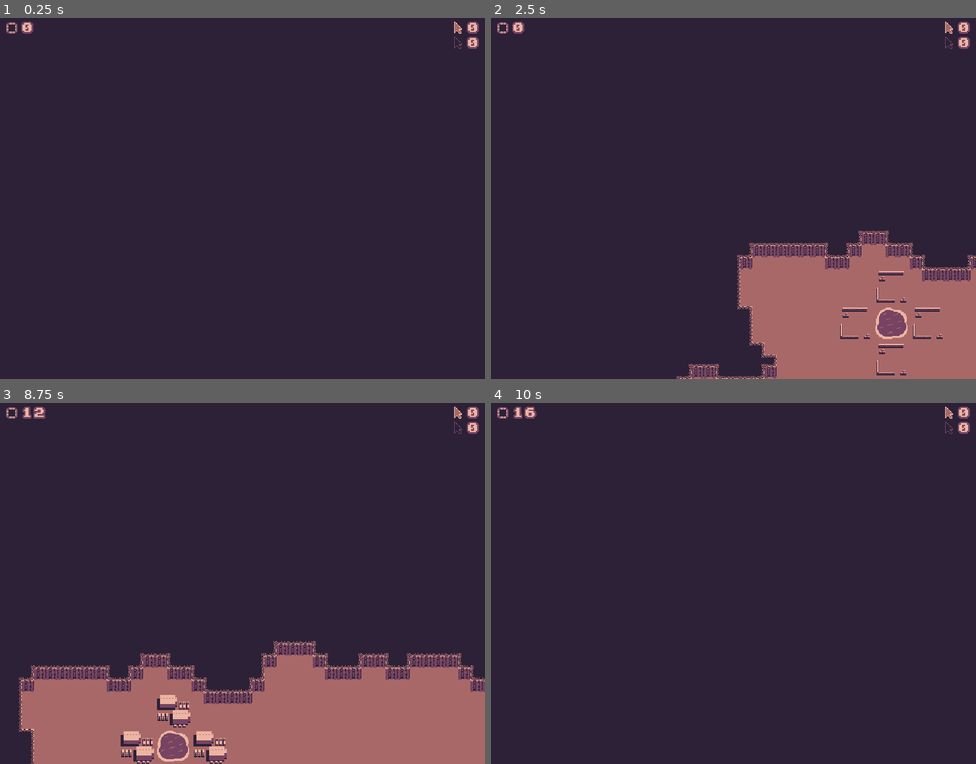
Above: before the commit, frames 1-4 (two rows, left to right).
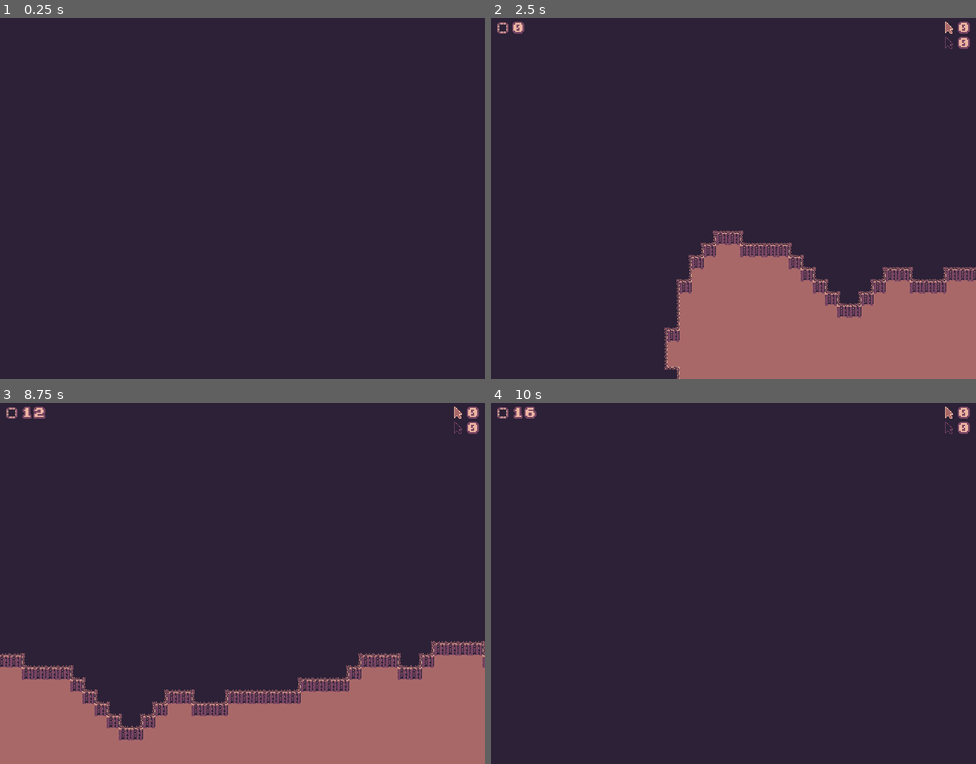
Above: after the commit, the same moments.

Repository: nikolawhallon/data-wars
Game: Godot game, scene res://scenes/app.tscn
The game is run twice, just before and just after one commit, with the same random seed, the same clock (stepped at 60 frames per second) and the same inputs. Before the commit the project starts from res://scenes/arena.tscn.
Inputs:
- Up to frame 1 (0.25 s): no input
- Up to frame 2 (2.5 s): tap Enter at 0.5, 2 s; hold Right (move_right) 0.53-1.28 s; tap B (building) at 0.6 s; tap C (connect) at 0.8, 1.35 s; tap Space at 1.25 s; hold Down (move_down) 1.28-2.03 s; tap H (host) at 1.55, 2.1 s; hold Right (move_right) from 2.03 s (still down); tap S (single_player) at 2.3 s
- Up to frame 3 (8.75 s): release Right (move_right) at 2.78 s; hold Up (move_up) 2.78-3.53 s; tap S (single_player) at 2.85, 5.3, 5.85, 8.3 s; tap B (building) at 3.05, 3.6, 6.05, 8.1 s; tap Space at 3.5, 5 s; hold Left (move_left) 3.53-5.03 s; tap C (connect) at 3.8, 4.35, 6.8 s; tap Enter at 4.25 s; tap H (host) at 4.55, 5.1, 7.55 s; hold Down (move_down) 5.03-5.78 s; hold Right (move_right) 5.78-6.53 s; hold Up (move_up) 6.53-7.28 s; tap T (target) at 6.6 s; hold Right (move_right) 7.28-8.03 s; tap U (unit) at 7.35 s; hold Down (move_down) from 8.03 s (still down)
- Up to frame 4 (10 s): release Down (move_down) at 8.78 s; hold Left (move_left) 8.78-9.53 s; tap C (connect) at 8.85, 9.8 s; tap B (building) at 9.05 s; hold Up (move_up) from 9.53 s (still down); tap H (host) at 9.6 s

The runs differ from the first frame. In frame 1, 0.3% of the frame differs, in the area x 1-99%, y 1-9%; in frame 2, 10%, in the area x 35-100%, y 58-100%; in frame 3, 10%; in frame 4, nothing differs.

Commit message:
initial attempt to separate network logic from arena logic

Diff:
--- a/project.godot
+++ b/project.godot
@@ -11,7 +11,7 @@
 [application]
 
 config/name="Data Wars"
-run/main_scene="uid://b00ej7dif4a57"
+run/main_scene="uid://bu83iy1t2hka0"
 config/features=PackedStringArray("4.6", "GL Compatibility")
 config/icon="res://icon.svg"
 
--- /dev/null
+++ b/scenes/app.gd
@@ -0,0 +1,138 @@
+extends Node
+
+const PORT := 8000
+const MAX_TEAMS := 2
+
+enum State {
+	LOBBY,
+	PENDING,
+	PLAYING,
+}
+
+var state := State.LOBBY
+var arena = null
+var rng := RandomNumberGenerator.new()
+
+# server-side only
+var pending_player_ids: Array[int] = []
+
+func _ready() -> void:
+	rng.randomize()
+
+	multiplayer.peer_connected.connect(_on_peer_connected)
+	multiplayer.connected_to_server.connect(_on_connected_to_server)
+	multiplayer.connection_failed.connect(_on_connection_failed)
+	multiplayer.server_disconnected.connect(_on_server_disconnected)
+
+	print(DisplayServer.get_name())
+
+	if DisplayServer.get_name() == "headless":
+		if host_game():
+			print("Headless hosting")
+			state = State.PENDING
+
+func _process(_delta: float) -> void:
+	if state == State.LOBBY and Input.is_action_just_pressed("host"):
+		if host_game():
+			state = State.PENDING
+
+	if state == State.LOBBY and Input.is_action_just_pressed("connect"):
+		if connect_game("127.0.0.1"):
+			state = State.PENDING
+
+	if state == State.LOBBY and Input.is_action_just_pressed("single_player"):
+		start_single_player()
+
+	# server-side: once enough players are waiting, start exactly one match
+	if state == State.PENDING and multiplayer.is_server() and pending_player_ids.size() == MAX_TEAMS:
+		var team_specs: Array = []
+		for peer_id in pending_player_ids:
+			team_specs.append({
+				"type": "human",
+				"id": peer_id,
+			})
+
+		var seed := rng.randi()
+		rpc("announce_start_match", seed, team_specs)
+		state = State.PLAYING
+
+func max_connections() -> int:
+	if DisplayServer.get_name() == "headless":
+		return MAX_TEAMS + 1
+	return MAX_TEAMS
+
+func host_game() -> bool:
+	var peer := ENetMultiplayerPeer.new()
+	var err := peer.create_server(PORT, max_connections())
+	if err != OK:
+		print("Failed to host: ", err)
+		return false
+
+	multiplayer.multiplayer_peer = peer
+	print("Hosting on port ", PORT)
+
+	pending_player_ids.clear()
+
+	# listen server: host is also player 1
+	if DisplayServer.get_name() != "headless":
+		pending_player_ids.append(1)
+
+	return true
+
+func connect_game(ip: String) -> bool:
+	var peer := ENetMultiplayerPeer.new()
+	var err := peer.create_client(ip, PORT)
+	if err != OK:
+		print("Failed to connect: ", err)
+		return false
+
+	multiplayer.multiplayer_peer = peer
+	print("Connecting ", ip, ":", PORT)
+	return true
+
+func start_single_player() -> void:
+	var team_specs: Array = [
+		{"type": "human", "id": 1},
+		{"type": "computer", "id": 2},
+	]
+
+	var seed := rng.randi()
+	rpc("announce_start_match", seed, team_specs)
+	state = State.PLAYING
+
+func create_arena() -> void:
+	if arena != null:
+		return
+
+	arena = load("res://scenes/arena.tscn").instantiate()
+	$Matches.add_child(arena)
+
+@rpc("call_local", "reliable")
+func announce_start_match(seed: int, team_specs: Array) -> void:
+	print("announce_start_match")
+	create_arena()
+	arena.start_match(seed, team_specs)
+	state = State.PLAYING
+
+func _on_peer_connected(peer_id: int) -> void:
+	print("Peer connected: ", peer_id)
+
+	if not multiplayer.is_server():
+		return
+
+	if state != State.PENDING:
+		return
+
+	if pending_player_ids.has(peer_id):
+		return
+
+	pending_player_ids.append(peer_id)
+
+func _on_connected_to_server() -> void:
+	print("Connected to server")
+
+func _on_connection_failed() -> void:
+	print("Connection failed")
+
+func _on_server_disconnected() -> void:
+	print("Server disconnected")
--- /dev/null
+++ b/scenes/app.tscn
@@ -0,0 +1,8 @@
+[gd_scene format=3 uid="uid://bu83iy1t2hka0"]
+
+[ext_resource type="Script" uid="uid://io5jkgbst5vv" path="res://scenes/app.gd" id="1_0wu41"]
+
+[node name="App" type="Node" unique_id=804874336]
+script = ExtResource("1_0wu41")
+
+[node name="Matches" type="Node" parent="." unique_id=601754293]
--- a/scenes/arena.gd
+++ b/scenes/arena.gd
@@ -1,51 +1,18 @@
 extends Node2D
 
-const PORT := 8000
-const MAX_CLIENTS := 2
-
-var rng = RandomNumberGenerator.new()
+var rng := RandomNumberGenerator.new()
 
 enum State {
-	LOBBY,
-	PENDING,
 	PLAYING,
 	GAME_OVER
 }
 
-var state := State.LOBBY
+var state := State.PLAYING
 
 func _ready() -> void:
 	rng.randomize()
 
-	multiplayer.peer_connected.connect(_on_peer_connected)
-	multiplayer.connected_to_server.connect(_on_connected_to_server)
-	multiplayer.connection_failed.connect(_on_connection_failed)
-	multiplayer.server_disconnected.connect(_on_server_disconnected)
-
-func _process(delta: float) -> void:
-	if state == State.LOBBY and Input.is_action_just_pressed("host"):
-		print("host pressed")
-		if host_game():
-			print("Changing state to PENDING")
-			state = State.PENDING
-	if state == State.LOBBY and Input.is_action_just_pressed("connect"):
-		print("connect pressed")
-		if connect_game("127.0.0.1"):
-			print("Changing state to PENDING")
-			state = State.PENDING
-	if state == State.LOBBY and Input.is_action_just_pressed("single_player"):
-		print("single_player pressed")
-		create_team_for_peer("human", 1)
-		create_team_for_peer("computer", 2)
-		var seed = rng.randi()
-		rpc("announce_play_game", seed)
-
-	# once all players connect, immediately generate the world for all players
-	# this is a tad clunky, but seems perfectly reasonable for now?
-	if state == State.PENDING and multiplayer.is_server() and len(get_tree().get_nodes_in_group("Team")) == MAX_CLIENTS:
-		var seed = rng.randi()
-		rpc("announce_play_game", seed)
-
+func _process(_delta: float) -> void:
 	if state == State.PLAYING and Input.is_action_just_pressed("building"):
 		if multiplayer.is_server():
 			construct_building_for_peer(multiplayer.get_unique_id())
@@ -64,7 +31,7 @@
 		else:
 			request_target.rpc_id(1)
 
-	var liters = 0
+	var liters := 0
 	for water in get_tree().get_nodes_in_group("Water"):
 		liters += water.liters
 
@@ -84,68 +51,28 @@
 	if state == State.GAME_OVER and multiplayer.is_server():
 		blow_everything_up()
 
-func host_game() -> bool:
-	var peer := ENetMultiplayerPeer.new()
-	var err := peer.create_server(PORT, MAX_CLIENTS)
-	if err != OK:
-		print("Failed to host: ", err)
-		return false
-
-	multiplayer.multiplayer_peer = peer
-	print("Hosting on port ", PORT)
-
-	create_team_for_peer("human", 1)
-	return true
-
-func connect_game(ip: String) -> bool:
-	var peer := ENetMultiplayerPeer.new()
-	var err := peer.create_client(ip, PORT)
-	if err != OK:
-		print("Failed to connect: ", err)
-		return false
-
-	multiplayer.multiplayer_peer = peer
-	print("Connecting ", ip, ":", PORT)
-	return true
-
-func _on_connected_to_server() -> void:
-	print("Connected to server")
-
-func _on_connection_failed() -> void:
-	print("Connection failed")
-
-func _on_server_disconnected() -> void:
-	print("Server disconnected")
-
-func _on_peer_connected(peer_id: int) -> void:
-	print("Peer connected: ", peer_id)
-
-	if not multiplayer.is_server():
-		return
-
-	# when a peer connects, create a team for them
-	create_team_for_peer("human", peer_id)
-
-# server-only - creates a team for a new peer, and broadcasts it to all peers
-func create_team_for_peer(type: String, peer_id: int) -> void:
-	# create the team
-	spawn_team(type, peer_id)
-	# tell all peers about all teams
+func start_match(seed: int, team_specs: Array) -> void:
+	for team_info in team_specs:
+		spawn_team(team_info["type"], team_info["id"])
+
+	$Map.init(seed)
+	state = State.PLAYING
+
+	if multiplayer.is_server():
+		$Landmarks.init(seed, $Map, $Replicated)
+
+	var non_inverted_team = null
+	var inverted_team = null
 	for team in get_tree().get_nodes_in_group("Team"):
-		rpc("announce_team", team.type, team.id)
-
-@rpc("call_local", "reliable")
-func announce_team(type: String, id: int) -> void:
-	# because this runs for all teams/peers
-	# everytime a new peer connects, it must be idempotent
-	var has_team = false
-	for child in get_children():
-		if child.has_method("get") and child.get("id") == id:
-			has_team = true
-	if has_team:
-		return
-
-	spawn_team(type, id)
+		if team.inverted:
+			inverted_team = team
+		else:
+			non_inverted_team = team
+
+	if non_inverted_team == null or inverted_team == null:
+		print("ERROR - somehow we don't have two teams")
+
+	$UI.init(non_inverted_team, inverted_team)
 
 func spawn_team(type: String, id: int) -> void:
 	var num_teams = len(get_tree().get_nodes_in_group("Team"))
@@ -158,49 +85,33 @@
 	add_child(team)
 
 @rpc("call_local", "reliable")
-func announce_play_game(seed: int) -> void:
-	print("announce_play_game")
-	$Map.init(seed)
-	state = State.PLAYING
-
-	if multiplayer.is_server():
-		$Landmarks.init(seed, $Map, $Replicated)
-
-	# this is a bit non-player-number-agnostic :\
-	var non_inverted_team = null
-	var inverted_team = null
-	for team in get_tree().get_nodes_in_group("Team"):
-		if team.inverted:
-			inverted_team = team
-		else:
-			non_inverted_team = team
-
-	if non_inverted_team == null or inverted_team == null:
-		print("ERROR - somehow we don't have two teams")
-
-	$UI.init(non_inverted_team, inverted_team)
-
-@rpc("call_local", "reliable")
 func announce_game_over(winner_ids) -> void:
+	print("announce_game_over")
 	state = State.GAME_OVER
 	var won = winner_ids.has(multiplayer.get_unique_id())
 	$UI.show_game_over(won)
 
-func blow_everything_up():
+func blow_everything_up() -> void:
 	for unit in get_tree().get_nodes_in_group("Unit"):
 		var explosion = load("res://scenes/explosion.tscn").instantiate()
 		explosion.global_position = unit.global_position
 		$Replicated.add_child(explosion, true)
 		unit.queue_free()
+
 	for building in get_tree().get_nodes_in_group("Building"):
 		var site = load("res://scenes/site.tscn").instantiate()
 		site.water_path = building.water_path
 		site.global_position = building.global_position
 		$Replicated.add_child(site, true)
+
 		for i in 10:
 			var explosion = load("res://scenes/explosion.tscn").instantiate()
-			explosion.global_position = building.global_position + Vector2(randf_range(-24.0, 24.0), randf_range(-24.0, 24.0))
+			explosion.global_position = building.global_position + Vector2(
+				randf_range(-24.0, 24.0),
+				randf_range(-24.0, 24.0)
+			)
 			$Replicated.add_child(explosion, true)
+
 		building.queue_free()
 
 @rpc("any_peer", "reliable")
@@ -295,5 +206,6 @@
 		var transmission_tower = transmission_towers.pick_random()
 		if transmission_tower == null:
 			return
+
 		spam_bot.target = transmission_tower
 		break
Not shown, added: scenes/app.gd.uid
